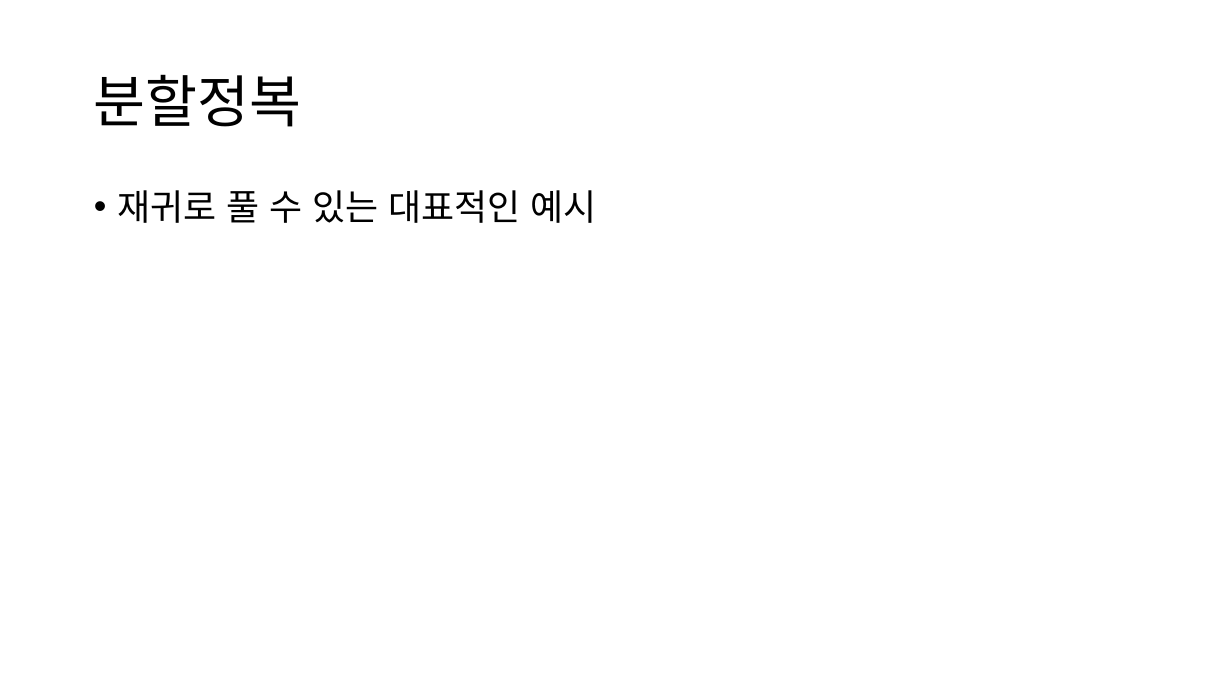
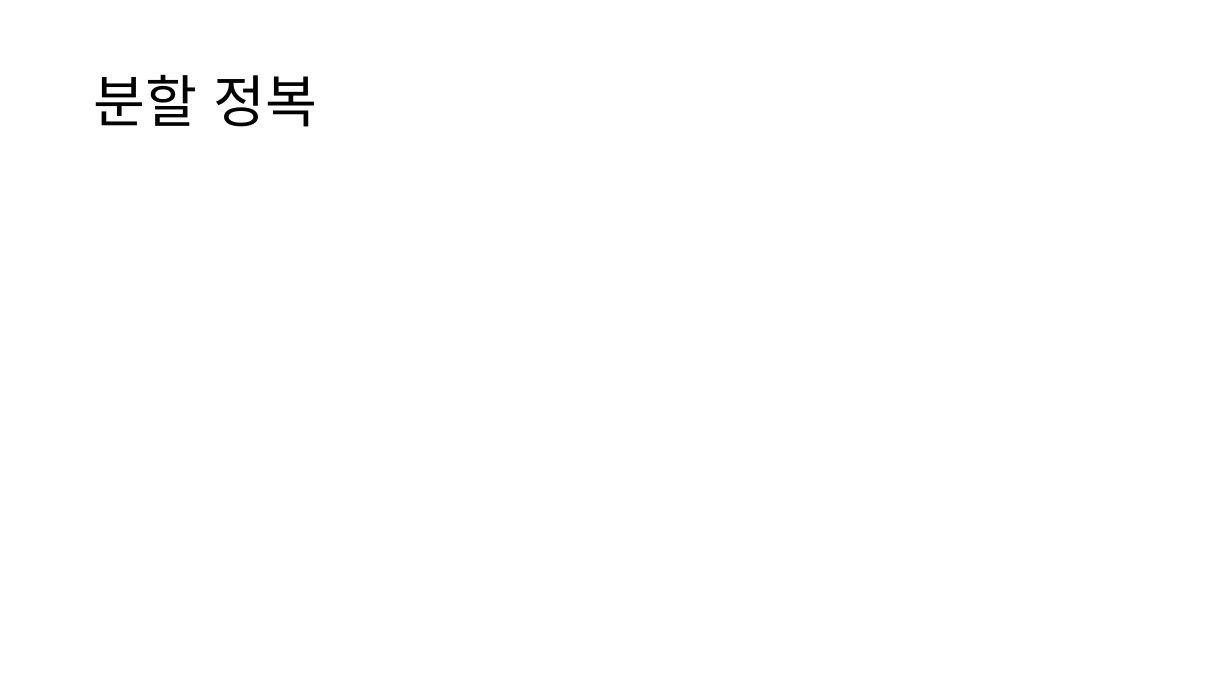
Before and after one commit to Cappucciyes/ICTS-Study-2025-02, a slide deck: slide 10 of 자구&알고 스터디 2주차.pptx (slide 8 before the commit). Drawn at 1232x693 pixels with LibreOffice and Linux fonts; fonts in the diff are those of the drawing; grey boxes stand for pictures. Boxes give left, top, right and bottom in pixels: in the first picture for what was removed or moved away, otherwise in the second. Text is boxed around its words. In the diff, an @@ line names an element or a change of style, - is before the commit and + after.

```diff
--- a/자구&알고 스터디 2주차.pptx
+++ b/자구&알고 스터디 2주차.pptx
@@ title at bbox=[94, 74, 318, 127]: spaces changed @@
-분할정복
+분할 정복
@@ text removed at bbox=[117, 190, 596, 223] @@
-• 재귀로 풀 수 있는 대표적인 예시
```
Also in this commit, not shown: 4 other slides changed, 6 slides added, 1 slide removed, 4 other files.
